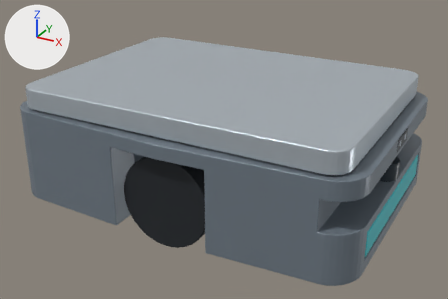
Before and after pictures for a commit that changed the Blender file src/amr_description/blender/warehouse_amr.blend.
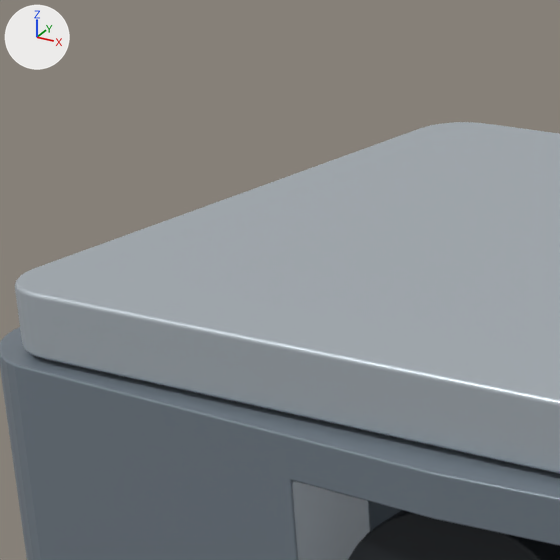
Old and new are each drawn whole from a camera (50 mm lens) standing at (0.76, -1.4, 0.837) and looking at (0.01, -0.036, 0.155) and again close up on the part from 5% to 43% of the width and 0% to 57% of the height. The axes (+X, +Y, +Z) are drawn at upper left. The lights are the same throughout. The last two pictures show the newer version.

Script lines for the objects in view, before the commit:
```python
me_amr_chassis_mesh = bpy.data.meshes.new('AMR_Chassis_Mesh')
me_amr_chassis_mesh.from_pydata(...)  # 264 vertices, 134 faces; spans x -0.475..0.475, y -0.35..0.35, z -0.125..0.125
me_amr_chassis_mesh.materials.append(mat_amr_chassis)  # grey #76818b
me_amr_drive_wheel_mesh = bpy.data.meshes.new('AMR_Drive_Wheel_Mesh')
me_amr_drive_wheel_mesh.from_pydata(...)  # a 48-sided cylinder along y spanning x -0.12..0.12, y -0.027..0.027, z -0.12..0.12
for i in [*range(2, 50)]: me_amr_drive_wheel_mesh.polygons[i].use_smooth = True
me_amr_drive_wheel_mesh.materials.append(mat_amr_rubber)  # black #24292e
me_amr_platform_mesh = bpy.data.meshes.new('AMR_Platform_Mesh')
me_amr_platform_mesh.from_pydata(...)  # 144 vertices, 74 faces; spans x -0.44..0.44, y -0.32..0.32, z -0.027..0.027
me_amr_platform_mesh.materials.append(mat_amr_platform)  # light grey #c4cdd4
ob_amr_chassis = bpy.data.objects.new('AMR_Chassis', me_amr_chassis_mesh)
ob_amr_chassis.location = (0.0, 0.0, 0.16)
_m = ob_amr_chassis.modifiers.new('Manufactured edges', 'BEVEL')
_m.width = 0.008
_m.width_pct = 0.008
_m.segments = 3
_m.harden_normals = True
ob_amr_drive_wheel_right = bpy.data.objects.new('AMR_Drive_Wheel_Right', me_amr_drive_wheel_mesh)
ob_amr_drive_wheel_right.location = (0.0, -0.29, 0.12)
_m = ob_amr_drive_wheel_right.modifiers.new('Manufactured edges', 'BEVEL')
_m.width = 0.003
_m.width_pct = 0.003
_m.segments = 3
_m.harden_normals = True
ob_amr_platform = bpy.data.objects.new('AMR_Platform', me_amr_platform_mesh)
ob_amr_platform.location = (0.0, 0.0, 0.3165)
_m = ob_amr_platform.modifiers.new('Manufactured edges', 'BEVEL')
_m.width = 0.004
_m.width_pct = 0.004
_m.segments = 3
_m.harden_normals = True
```
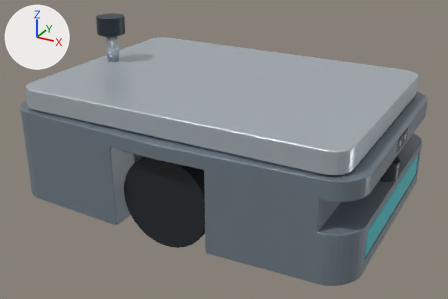
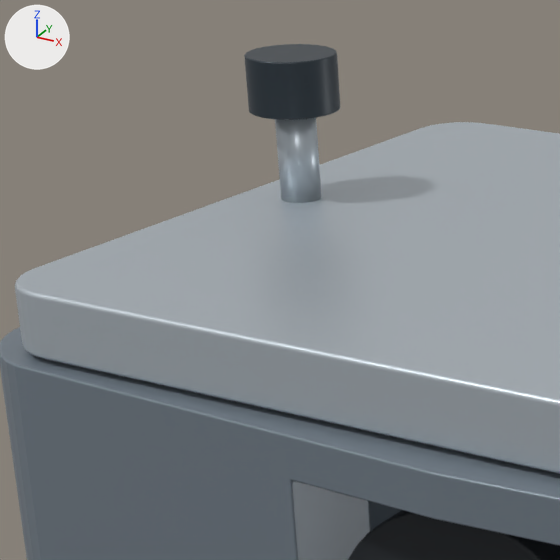
Pixel boxes (x1, y1, x2, y2) of what changed, in the close-ups (560 x 560 px):
'AMR_Top_Lidar_Housing', added
    after: (244, 44, 340, 120)
'AMR_Top_Lidar_Mast', added
    after: (275, 118, 322, 203)

The change, as a list of edits to the scene's bpy script:
```text
Add me_amr_top_lidar_housing_mesh:
    me_amr_top_lidar_housing_mesh.from_pydata(...)  # a 48-sided cylinder along z spanning x -0.04..0.04, y -0.04..0.04, z -0.025..0.025
    for i in [*range(2, 50)]: me_amr_top_lidar_housing_mesh.polygons[i].use_smooth = True
    me_amr_top_lidar_housing_mesh.materials.append(mat_amr_sensor)  # dark blue #2c373f
Add me_amr_top_lidar_mast_mesh:
    me_amr_top_lidar_mast_mesh.from_pydata(...)  # a 48-sided cylinder along z spanning x -0.018..0.018, y -0.018..0.018, z -0.04..0.04
    for i in [*range(2, 50)]: me_amr_top_lidar_mast_mesh.polygons[i].use_smooth = True
    me_amr_top_lidar_mast_mesh.materials.append(mat_amr_platform)  # light grey #c4cdd4
Add ob_amr_top_lidar_housing:
    ob_amr_top_lidar_housing = bpy.data.objects.new('AMR_Top_Lidar_Housing', me_amr_top_lidar_housing_mesh)
    ob_amr_top_lidar_housing.location = (-0.38, 0.0, 0.449)
    _m = ob_amr_top_lidar_housing.modifiers.new('Manufactured edges', 'BEVEL')
    _m.width = 0.0015
    _m.width_pct = 0.0015
    _m.segments = 3
    _m.harden_normals = True
Add ob_amr_top_lidar_mast:
    ob_amr_top_lidar_mast = bpy.data.objects.new('AMR_Top_Lidar_Mast', me_amr_top_lidar_mast_mesh)
    ob_amr_top_lidar_mast.location = (-0.38, 0.0, 0.384)
```
